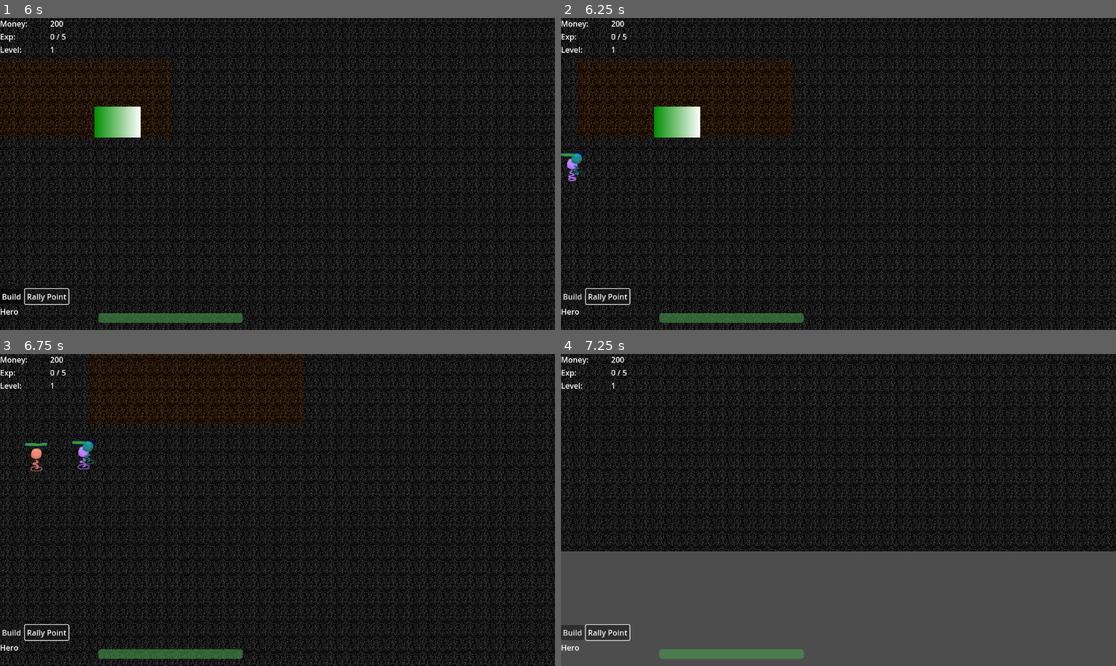
Above: before the commit, frames 1-4 (two rows, left to right).
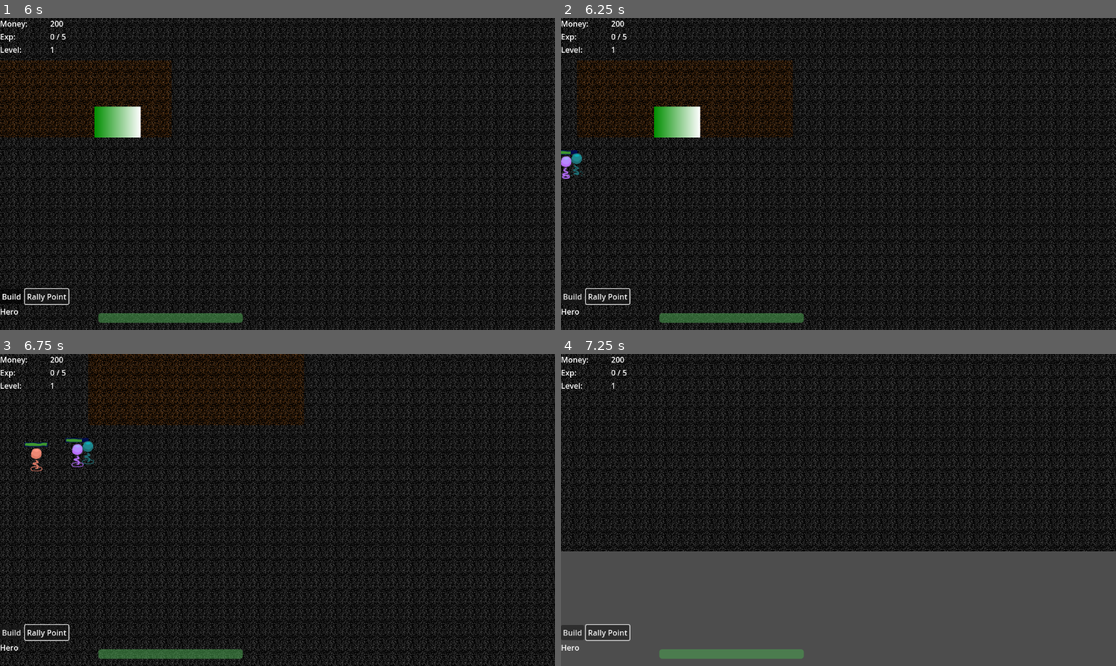
Above: after the commit, the same moments.

Repository: dokumor8/cahiddr
Game: Godot game, scene res://src/node_2d.tscn
The game is run twice, just before and just after one commit, with the same random seed, the same clock (stepped at 60 frames per second) and the same inputs.
Inputs (mouse positions are in pixels of both pictures, inside the frame that each line leads up to):
- Up to frame 1 (6 s): click "Build" at 0.5 s; click "Rally Point" at 1.25 s; move the mouse to (210, 211) at 2.02 s; hold D (right) 2.03-2.78 s; tap B (build) at 2.1, 2.85, 3.8, 4.55, 5.1, 5.85 s; move the mouse to (166, 189) at 2.77 s; hold S (down) 2.78-3.53 s; move the mouse to (333, 105) at 3.52 s; press the mouse at (333, 105) at 3.53 s; hold D (right) 3.53-4.28 s; move the mouse to (249, 236) at 4.27 s; release the mouse at (249, 236) at 4.28 s; hold W (up) 4.28-5.03 s; right-click (249, 236) at 4.35 s; move the mouse to (444, 220) at 5.02 s; hold A (left) from 5.03 s (still down); move the mouse to (111, 127) at 5.77 s
- Up to frame 2 (6.25 s): keep holding A (left)
- Up to frame 3 (6.75 s): move the mouse to (305, 510) at 6.52 s; release A (left) at 6.53 s; press the mouse at (305, 510) at 6.53 s; hold S (down) from 6.53 s (still down)
- Up to frame 4 (7.25 s): keep holding S (down); tap B (build) at 6.8 s

Frame 1 is identical in both runs. In frame 2, 0.2% of the frame differs, in the area x 0-5%, y 42-53%; in frame 3, 0.2%, in the area x 11-18%, y 26-38%; in frame 4, nothing differs.

Commit message:
Add movement trait to all units

Diff:
--- a/src/buildings/defender_building.gd
+++ b/src/buildings/defender_building.gd
@@ -7,7 +7,7 @@
 @onready var spawn_timer = $SpawnTimer
 
 var built_units = 0
-var max_units = 5
+var max_units = 1
 var width
 var height
 var unit_name = "Building"
@@ -16,7 +16,7 @@
 
 func _ready():
 	var shape_size = $CollisionShape2D.shape.get_size()
-	spawn_timer.wait_time = 10
+	spawn_timer.wait_time = 0.1
 	width = shape_size.x
 	height = shape_size.y
 
@@ -45,4 +45,4 @@
 	$RallyPoint.global_position = coords
 	for u in my_units:
 		if is_instance_valid(u):
-			u.set_movement_target(coords)
+			u.move(coords)
--- a/src/node_2d.gd
+++ b/src/node_2d.gd
@@ -26,6 +26,7 @@
 	$GUICanvasLayer/VBoxContainer/HBoxContainer2/BuildButton.pressed.connect(on_build_button_pressed)
 	$GUICanvasLayer/VBoxContainer/HBoxContainer2/RallyButton.pressed.connect(on_rally_button_pressed)
 	ui.update_selected_unit(hero)
+	hero.movement_finished.connect(_on_hero_movement_finished)
 
 
 func _input(event):
@@ -199,7 +200,7 @@
 #	if ($Hero.position - walk_marker.position).
 
 
-func _on_hero_end_movement():
+func _on_hero_movement_finished():
 	walk_marker.hide()
 
 
--- a/src/node_2d.tscn
+++ b/src/node_2d.tscn
@@ -119,7 +119,6 @@
 [node name="GUICanvasLayer" parent="." instance=ExtResource("11_4suld")]
 
 [connection signal="died" from="GameWorld/Hero" to="." method="_on_hero_died"]
-[connection signal="end_movement" from="GameWorld/Hero" to="." method="_on_hero_end_movement"]
 [connection signal="died" from="GameWorld/King" to="." method="_on_king_died"]
 [connection signal="died" from="GameWorld/King" to="GameWorld/SpawnArea" method="_on_king_died"]
 [connection signal="died" from="GameWorld/King" to="GUICanvasLayer" method="show_end_message"]
--- a/src/traits/Movement.gd
+++ b/src/traits/Movement.gd
@@ -14,7 +14,6 @@
 func my_ready():
 
 	print("before timer")
-#	await get_tree().create_timer(1).timeout
 	if !is_instance_valid(_game_world) or _game_world._navigation_region == null:
 		print(is_instance_valid(_game_world))
 		print(_game_world._navigation_region)
@@ -46,7 +45,7 @@
 
 
 func move(movement_target: Vector2):
-	print(movement_target)
+#	print(movement_target)
 	target_position = movement_target
 
 
--- a/src/units/defender.gd
+++ b/src/units/defender.gd
@@ -7,15 +7,14 @@
 signal health_changed(new_health, max_health)
 
 var movement_speed: float = 200.0
-var movement_target_position: Vector2 = Vector2(60.0, 180.0)
+#var movement_target_position: Vector2 = Vector2(60.0, 180.0)
 
-@onready var navigation_agent: NavigationAgent2D = $NavigationAgent2D
+@onready var _movement_trait = $Movement
 @onready var animated_sprite: AnimatedSprite2D = $AnimatedSprite2D
 @onready var aggro_target: CharacterBody2D
 @onready var shoot_timer = $ShootTimer
 @onready var builder
 @export var speed = 100
-var stop_distance = 30.0
 var shoot_distance = 200.0
 var can_shoot = true
 var health = 5
@@ -25,30 +24,15 @@
 
 
 func _ready():
-	# These values need to be adjusted for the actor's speed
-	# and the navigation layout.
 	animated_sprite.play()
 
-	navigation_agent.path_desired_distance = stop_distance
-	navigation_agent.target_desired_distance = stop_distance
-#	var root_node = get_tree().get_root()
+	_movement_trait.my_ready()
 	if !builder or !is_instance_valid(builder):
-		movement_target_position = position
+		move(position)
 		pass
 	else:
-		print("rally")
-		movement_target_position = builder.rally_point.global_position
-
-	# Make sure to not await during _ready.
-	call_deferred("actor_setup")
-
-
-func actor_setup():
-	# Wait for the first physics frame so the NavigationServer can sync.
-	await get_tree().physics_frame
-
-	# Now that the navigation map is no longer empty, set the movement target.
-	set_movement_target(movement_target_position)
+		move(builder.rally_point.global_position)
+#		movement_target_position = builder.rally_point.global_position
 
 
 var Bullet = preload("res://src/hero_bullet.tscn")
@@ -65,21 +49,9 @@
 		bul.sender = self
 
 		can_shoot = false
-		shoot_timer.start()
-
-
-func navigate():
-	if navigation_agent.is_navigation_finished():
-		return
-
-	var current_agent_position: Vector2 = global_position
-	var next_path_position: Vector2 = navigation_agent.get_next_path_position()
-
-	var new_velocity: Vector2 = next_path_position - current_agent_position
-	new_velocity = new_velocity.normalized()
-	new_velocity = new_velocity * movement_speed
-
-	navigation_agent.set_velocity(new_velocity)
+		await get_tree().create_timer(0.5).timeout
+		can_shoot = true
+#		shoot_timer.start()
 
 
 func _physics_process(_delta):
@@ -87,31 +59,26 @@
 		# TODO query space around the unit and switch aggro there
 		# if no one is close, set state to idle
 		state = "idle"
-		movement_target_position = builder.rally_point.global_position
-		set_movement_target(movement_target_position)
+		_movement_trait.move(builder.rally_point.global_position)
 	if state == "aggro":
 		if position.distance_to(aggro_target.position) < shoot_distance:
 			shoot(aggro_target)
 
-		set_movement_target(aggro_target.position)
-
-	navigate()
 
 func _on_aggro_area_body_entered(body):
 	# change state to aggro
 	if body.is_in_group("enemy") and state != "aggro":
 		set_aggro_target(body)
 		state = "aggro"
-#		target_object = body
-#		aggroed = true
 
 
 func _on_shoot_timer_timeout():
 	can_shoot = true
 
 
-func set_movement_target(movement_target: Vector2):
-	navigation_agent.target_position = movement_target
+func move(movement_target: Vector2):
+	print(movement_target)
+	_movement_trait.move(movement_target)
 
 
 var HitEffectHero = preload("res://src/effects/hit_effect_hero.tscn")
@@ -132,9 +99,9 @@
 
 func set_aggro_target(unit):
 	aggro_target = unit
-	set_movement_target(unit.position)
+	move(unit.position)
 
 
-func _on_navigation_agent_2d_velocity_computed(safe_velocity):
-	velocity = safe_velocity
-	move_and_slide()
+#func _on_navigation_agent_2d_velocity_computed(safe_velocity):
+#	velocity = safe_velocity
+#	move_and_slide()
--- a/src/units/defender.tscn
+++ b/src/units/defender.tscn
@@ -1,10 +1,11 @@
-[gd_scene load_steps=9 format=3 uid="uid://di1fw0dliqjfi"]
+[gd_scene load_steps=10 format=3 uid="uid://di1fw0dliqjfi"]
 
 [ext_resource type="Script" path="res://src/units/defender.gd" id="1_f5fo7"]
 [ext_resource type="Texture2D" uid="uid://c7bcncgdadedn" path="res://img/defender/walk/frame0000.png" id="1_rx3t5"]
 [ext_resource type="Texture2D" uid="uid://cyyka8cf0qvxi" path="res://img/defender/walk/frame0001.png" id="2_y20dl"]
 [ext_resource type="Texture2D" uid="uid://dpaiph8e1d5rx" path="res://img/defender/walk/frame0002.png" id="3_vf4xp"]
 [ext_resource type="Texture2D" uid="uid://bd72vvf7e025y" path="res://img/defender/walk/frame0003.png" id="4_d0xg4"]
+[ext_resource type="PackedScene" uid="uid://bksar5un4lyj0" path="res://src/traits/Movement.tscn" id="6_xkq63"]
 
 [sub_resource type="CapsuleShape2D" id="CapsuleShape2D_qf18c"]
 
@@ -51,11 +52,8 @@
 
 [node name="ShootTimer" type="Timer" parent="."]
 
-[node name="NavigationAgent2D" type="NavigationAgent2D" parent="."]
-path_desired_distance = 15.0
-avoidance_enabled = true
-neighbor_distance = 48.15
+[node name="Movement" parent="." instance=ExtResource("6_xkq63")]
+speed = 150.0
 
 [connection signal="body_entered" from="AggroArea" to="." method="_on_aggro_area_body_entered"]
 [connection signal="timeout" from="ShootTimer" to="." method="_on_shoot_timer_timeout"]
-[connection signal="velocity_computed" from="NavigationAgent2D" to="." method="_on_navigation_agent_2d_velocity_computed"]
--- a/src/units/hero.gd
+++ b/src/units/hero.gd
@@ -4,10 +4,11 @@
 var shoot_distance = 300
 var stop_distance = 300
 @onready var shoot_timer = $Timer
+@onready var _movement_trait = $Movement
 # TODO redo via navigation
 
 signal health_changed(new_health, max_health)
-signal end_movement()
+signal movement_finished()
 signal died()
 
 
@@ -21,52 +22,56 @@
 var unit_name = "Hero"
 var shoot_damage = 2
 
-#var experience = 0
-#var exp_level = 1
-var shots_per_second = 1
-#var level_up_exp = 5
-var shooting_speedup = 0.5
-
+var shots_per_second = 1.5
+var shooting_speedup = 0.3
+var can_update_aggro = true
 
 
 func _ready():
 	$AnimatedSprite2D.play()
+	_movement_trait.my_ready()
 	health = max_health
 	shoot_timer.wait_time = 1.0 / shots_per_second
+	_movement_trait.movement_finished.connect(on_movement_finished)
 #	shoot_timer.wait_time = respawn_cooldown
 
 
+func on_movement_finished():
+	emit_signal("movement_finished")
+
+
 func walk_to(walk_marker):
-	target = walk_marker.position
+	_movement_trait.move(walk_marker.global_position)
 	aggro_target = null
 	state = "moving"
-#	moving = true
+
+func set_attack_target(enemy):
+	aggro_target = enemy
+	state = "aggro"
+	_movement_trait.move(enemy.position)
 
 
 func _physics_process(_delta):
-	if state == "idle" and aggro_target != null:
-		state = "aggro"
 
-	if state == "moving":
-		velocity = position.direction_to(target) * speed
-		# look_at(target)
-		if position.distance_to(target) > 10:
-			move_and_slide()
-#			move()
-		else:
-			state = "idle"
-#			moving = false
-			end_movement.emit()
-
-	elif state == "aggro":
+	if state == "aggro" or state == "shooting":
 		if not is_instance_valid(aggro_target):
 			state = "idle"
 		else:
-			velocity = position.direction_to(aggro_target.position) * speed
-			if position.distance_to(aggro_target.position) > stop_distance:
-				move_and_slide()
 			if position.distance_to(aggro_target.position) < shoot_distance:
 				shoot(aggro_target)
+			update_aggro_movement()
+			print(can_update_aggro)
+
+
+func update_aggro_movement():
+	print("updating")
+	if can_update_aggro:
+		print("updating2")
+		_movement_trait.move(aggro_target.global_position)
+		can_update_aggro = false
+		await get_tree().create_timer(0.2).timeout
+		print("updating3")
+		can_update_aggro = true
 
 
 func set_health(new_health):
@@ -93,13 +98,8 @@
 		bul.damage = shoot_damage
 
 		can_shoot = false
-		shoot_timer.start()
-
-
-func set_attack_target(attack_target):
-	aggro_target = attack_target
-	state = "aggro"
-	pass
+		await get_tree().create_timer(1.0 / shots_per_second).timeout
+		can_shoot = true
 
 
 var HitEffectHero = preload("res://src/effects/hit_effect_hero.tscn")
@@ -127,6 +127,8 @@
 	PlayerVariables.hero_experience -= PlayerVariables.max_experience
 	PlayerVariables.hero_level += 1
 	PlayerVariables.max_experience = PlayerVariables.hero_level * 5
+	health += 5
+	max_health += 5
 	shoot_damage += 1
 	shots_per_second += shooting_speedup
 	shoot_timer.wait_time = 1.0 / shots_per_second
--- a/src/units/hero.tscn
+++ b/src/units/hero.tscn
@@ -6,6 +6,7 @@
 [ext_resource type="Texture2D" uid="uid://vnono8tncxi0" path="res://img/hero_walk/frame0002.png" id="3_woi7k"]
 [ext_resource type="Texture2D" uid="uid://c7sxav8xrokdm" path="res://img/hero_walk/frame0003.png" id="4_c8e2w"]
 [ext_resource type="PackedScene" uid="uid://cdp31fdwtxi2g" path="res://src/gui/health_bar.tscn" id="6_uq5ag"]
+[ext_resource type="PackedScene" uid="uid://bksar5un4lyj0" path="res://src/traits/Movement.tscn" id="7_adnk7"]
 
 [sub_resource type="CapsuleShape2D" id="CapsuleShape2D_tn1mc"]
 radius = 12.0
@@ -51,5 +52,7 @@
 
 [node name="HealthBar" parent="." instance=ExtResource("6_uq5ag")]
 
+[node name="Movement" parent="." instance=ExtResource("7_adnk7")]
+
 [connection signal="health_changed" from="." to="HealthBar" method="_on_health_changed"]
 [connection signal="timeout" from="Timer" to="." method="_on_timer_timeout"]
Not shown: 1 places in src/units/hero.tscn that only renumber resources
